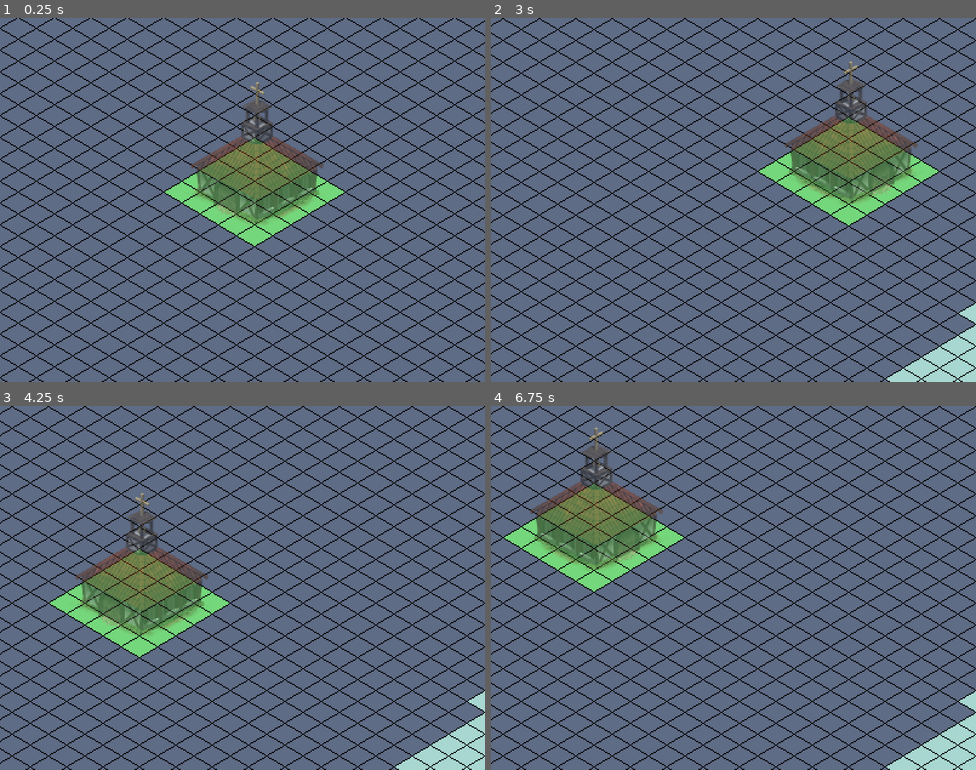
Above: before the commit, frames 1-4 (two rows, left to right).
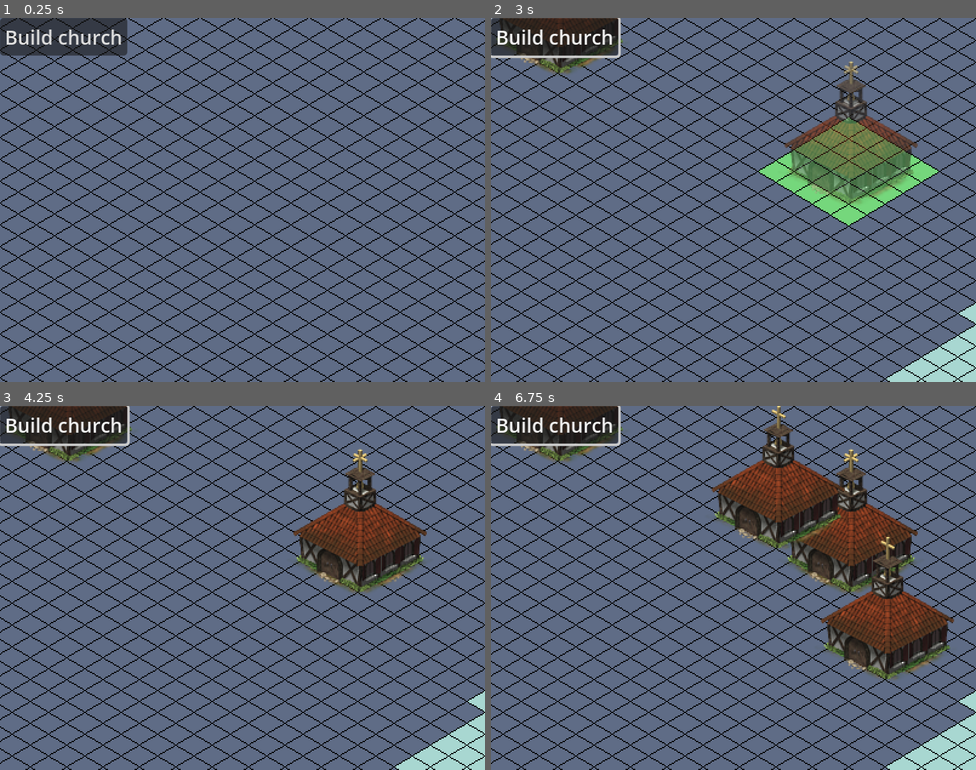
Above: after the commit, the same moments.

Repository: BurntRobot/artifical_heart_at_the_water-s_edge
Game: Godot game, scene res://world.tscn
Same seed, same stepped clock (60 frames per second), same inputs: the game is played once before the commit and once after it.
Inputs (mouse positions are in pixels of both pictures, inside the frame that each line leads up to):
- Up to frame 1 (0.25 s): no input
- Up to frame 2 (3 s): click (554, 36) at 0.5 s, where only the run after the commit has a clickable "Build church"; click (554, 36) at 1.25 s, where only the run after the commit has a clickable "Build church"; click (554, 36) at 2 s, where only the run after the commit has a clickable "Build church"; tap Enter at 2.75 s; move the mouse to (840, 181) at 2.77 s; hold R (rotate) from 2.78 s (still down)
- Up to frame 3 (4.25 s): click (349, 569) at 3.05 s; move the mouse to (145, 606) at 3.52 s; release R (rotate) at 3.53 s; click (145, 606) at 3.6 s; tap R (rotate) at 3.8 s
- Up to frame 4 (6.75 s): tap Space at 4.25 s; move the mouse to (782, 507) at 4.27 s; hold R (rotate) 4.28-5.03 s; click (782, 507) at 4.55 s; move the mouse to (709, 660) at 5.02 s; click (709, 660) at 5.1 s; tap R (rotate) at 5.3 s; tap Enter at 5.75 s; move the mouse to (879, 642) at 5.77 s; hold R (rotate) 5.78-6.53 s; click (879, 642) at 6.05 s; move the mouse to (588, 533) at 6.52 s; click (588, 533) at 6.6 s

The runs differ from the first frame. In frame 1, 9.1% of the frame differs, in the area x 0-71%, y 0-63%; in frame 2, 4.7%; in frame 3, 15%; in frame 4, 25%, in the area x 0-96%, y 0-75%.

Commit message:
Added button to build instances

Diff:
--- a/Buildings/building.gd
+++ b/Buildings/building.gd
@@ -2,18 +2,28 @@
 
 @onready var base: TileMapLayer = $Base
 @onready var sprite: Sprite2D = $Sprite
+@onready var animation_player: AnimationPlayer = $AnimationPlayer
 
 var rotated: bool = false
+var is_built: bool = false
 
 
 func _process(_delta: float) -> void:
-	position = get_global_mouse_position().snapped(Vector2(30, 18))
+	if not is_built:
+		position = get_global_mouse_position().snapped(Vector2(30, 18))
 
 func _input(event: InputEvent) -> void:
-	if event.is_action_pressed("rotate"):
-		_rotate()
+	if not is_built:
+		if event.is_action_pressed("rotate"):
+			_rotate()
+		if event.is_action_pressed("build"):
+			_build()
 
 func _rotate():
 	base.rotate_base(rotated)
 	rotated = not rotated
 	sprite.flip_h = rotated
+
+func _build():
+	animation_player.play("start_building")
+	is_built = true
--- a/Buildings/building.tscn
+++ b/Buildings/building.tscn
@@ -11,7 +11,7 @@
 
 [sub_resource type="Animation" id="Animation_hr4wu"]
 resource_name = "start_building"
-length = 0.7
+length = 0.2
 step = 0.1
 tracks/0/type = "value"
 tracks/0/imported = false
@@ -36,42 +36,6 @@
 "transitions": PackedFloat32Array(1, 1),
 "update": 0,
 "values": [Color(1, 1, 1, 0.5372549), Color(1, 1, 1, 1)]
-}
-tracks/2/type = "value"
-tracks/2/imported = false
-tracks/2/enabled = true
-tracks/2/path = NodePath("Sprite:scale")
-tracks/2/interp = 1
-tracks/2/loop_wrap = true
-tracks/2/keys = {
-"times": PackedFloat32Array(0.2, 0.5, 0.6),
-"transitions": PackedFloat32Array(1, 1, 1),
-"update": 0,
-"values": [Vector2(1, 1), Vector2(1.2, 0.8), Vector2(1, 1)]
-}
-tracks/3/type = "value"
-tracks/3/imported = false
-tracks/3/enabled = true
-tracks/3/path = NodePath("GPUParticles2D:emitting")
-tracks/3/interp = 1
-tracks/3/loop_wrap = true
-tracks/3/keys = {
-"times": PackedFloat32Array(0.6),
-"transitions": PackedFloat32Array(1),
-"update": 1,
-"values": [true]
-}
-tracks/4/type = "value"
-tracks/4/imported = false
-tracks/4/enabled = true
-tracks/4/path = NodePath("Sprite:position")
-tracks/4/interp = 1
-tracks/4/loop_wrap = true
-tracks/4/keys = {
-"times": PackedFloat32Array(0.2, 0.5, 0.6),
-"transitions": PackedFloat32Array(1, 1, 1),
-"update": 0,
-"values": [Vector2(2, -40), Vector2(2, -10), Vector2(2, -40)]
 }
 
 [sub_resource type="Animation" id="Animation_xt25x"]
@@ -99,42 +63,6 @@
 "transitions": PackedFloat32Array(1),
 "update": 0,
 "values": [Color(1, 1, 1, 0.5372549)]
-}
-tracks/2/type = "value"
-tracks/2/imported = false
-tracks/2/enabled = true
-tracks/2/path = NodePath("Sprite:scale")
-tracks/2/interp = 1
-tracks/2/loop_wrap = true
-tracks/2/keys = {
-"times": PackedFloat32Array(0),
-"transitions": PackedFloat32Array(1),
-"update": 0,
-"values": [Vector2(1, 1)]
-}
-tracks/3/type = "value"
-tracks/3/imported = false
-tracks/3/enabled = true
-tracks/3/path = NodePath("GPUParticles2D:emitting")
-tracks/3/interp = 1
-tracks/3/loop_wrap = true
-tracks/3/keys = {
-"times": PackedFloat32Array(0),
-"transitions": PackedFloat32Array(1),
-"update": 1,
-"values": [false]
-}
-tracks/4/type = "value"
-tracks/4/imported = false
-tracks/4/enabled = true
-tracks/4/path = NodePath("Sprite:position")
-tracks/4/interp = 1
-tracks/4/loop_wrap = true
-tracks/4/keys = {
-"times": PackedFloat32Array(0),
-"transitions": PackedFloat32Array(1),
-"update": 0,
-"values": [Vector2(2, -40)]
 }
 
 [sub_resource type="AnimationLibrary" id="AnimationLibrary_xt25x"]
--- /dev/null
+++ b/map.gd
@@ -0,0 +1,8 @@
+extends Node2D
+
+@export var buildings_scenes: Array[PackedScene]
+
+
+func _on_test_build_pressed() -> void:
+	var church = buildings_scenes[0].instantiate()
+	add_child(church)
--- a/project.godot
+++ b/project.godot
@@ -52,6 +52,11 @@
 "events": [Object(InputEventKey,"resource_local_to_scene":false,"resource_name":"","device":-1,"window_id":0,"alt_press …(192 unchanged characters)…
 ]
 }
+build={
+"deadzone": 0.2,
+"events": [Object(InputEventMouseButton,"resource_local_to_scene":false,"resource_name":"","device":-1,"window_id":0,"alt_pressed":false,"shift_pressed":false,"ctrl_pressed":false,"meta_pressed":false,"button_mask":1,"position":Vector2(167, 17),"global_position":Vector2(176, 65),"factor":1.0,"button_index":1,"canceled":false,"pressed":true,"double_click":false,"script":null)
+]
+}
 
 [rendering]
 
--- a/world.tscn
+++ b/world.tscn
@@ -1,5 +1,6 @@
-[gd_scene load_steps=4 format=4 uid="uid://cxnlncaghbgq2"]
+[gd_scene load_steps=5 format=4 uid="uid://cxnlncaghbgq2"]
 
+[ext_resource type="Script" uid="uid://b6kq3swrrqtyl" path="res://map.gd" id="1_aqk2v"]
 [ext_resource type="TileSet" uid="uid://chx3a5tst7d7j" path="res://Map/Tiles/tile_set.tres" id="1_fj7yv"]
 [ext_resource type="PackedScene" uid="uid://cyqa3xdmnxit8" path="res://Buildings/building.tscn" id="2_tlwt5"]
 [ext_resource type="Script" uid="uid://c8b52ovhgrp2j" path="res://Player/player_camera.gd" id="4_aqk2v"]
@@ -9,6 +10,8 @@
 [node name="Game" type="Node2D" parent="."]
 
 [node name="Map" type="Node2D" parent="Game"]
+script = ExtResource("1_aqk2v")
+buildings_scenes = Array[PackedScene]([ExtResource("2_tlwt5")])
 
 [node name="BuildingsMap" type="TileMapLayer" parent="Game/Map"]
 tile_set = ExtResource("1_fj7yv")
@@ -16,8 +19,6 @@
 [node name="BaseMap" type="TileMapLayer" parent="Game/Map"]
 tile_map_data = PackedByteArray("AAAgABwAAgAAAAAAAAD9//7/AgAAAAAAAAD9////AgAAAAAAAAD+//3/AgAAAAAAAAD+//7/AgAAAAAAAAD+// …(44432 unchanged characters)…
 tile_set = ExtResource("1_fj7yv")
-
-[node name="Building" parent="Game" instance=ExtResource("2_tlwt5")]
 
 [node name="PlayerCamera" type="Camera2D" parent="Game"]
 limit_left = 0
@@ -35,3 +36,10 @@
 script = ExtResource("4_aqk2v")
 
 [node name="GUI" type="CanvasLayer" parent="."]
+
+[node name="test_build" type="Button" parent="GUI"]
+offset_right = 8.0
+offset_bottom = 8.0
+text = "Build church"
+
+[connection signal="pressed" from="GUI/test_build" to="Game/Map" method="_on_test_build_pressed"]
Not shown, added: map.gd.uid
